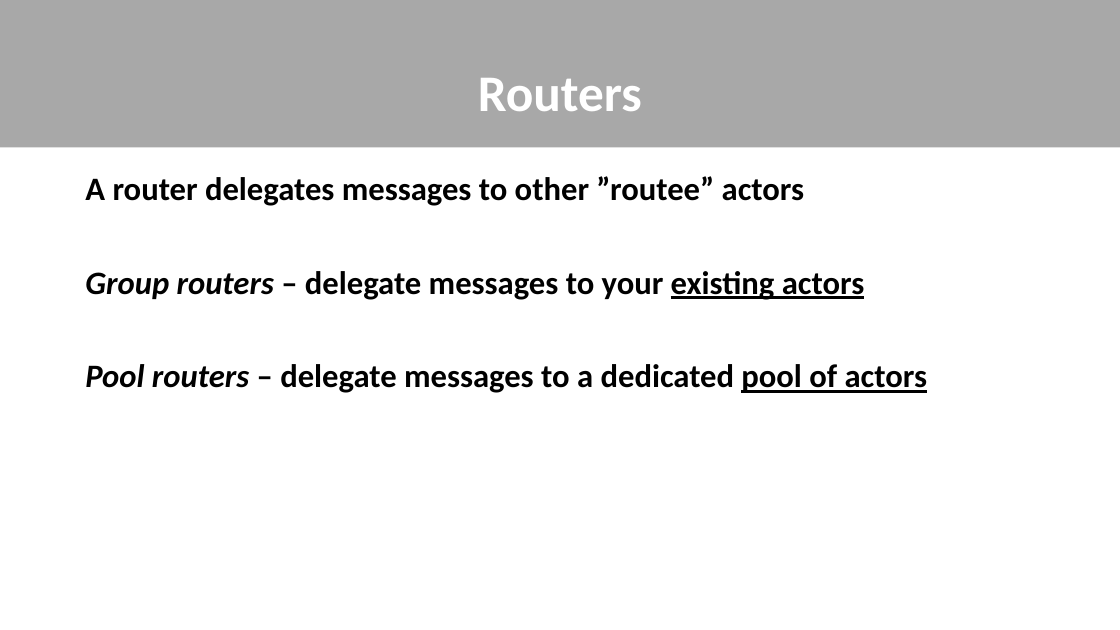
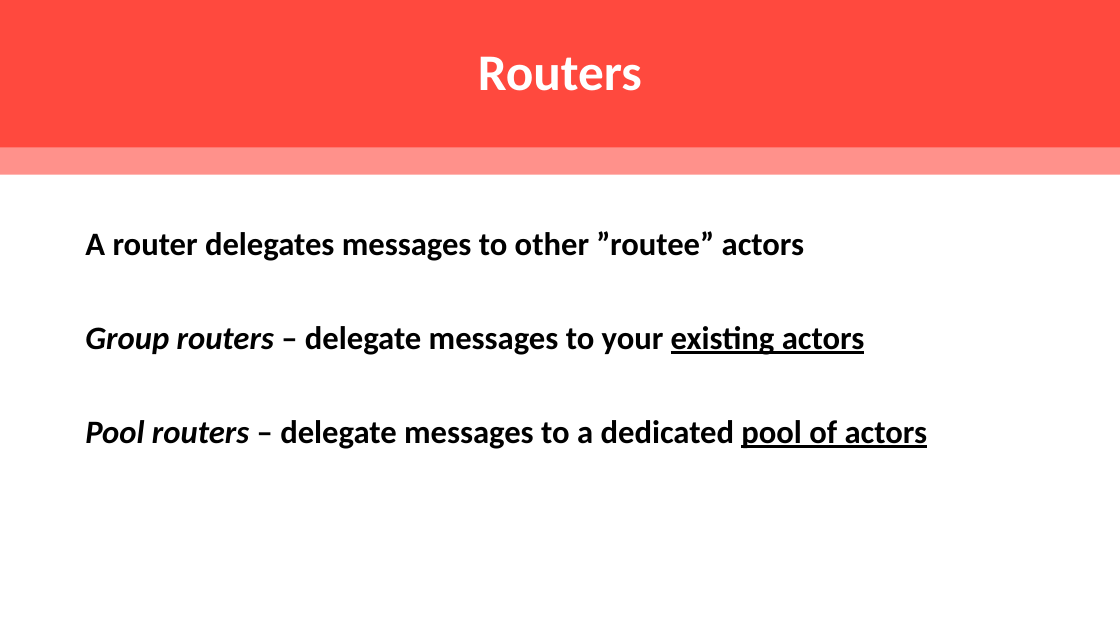
Before and after one commit to rogeralsing/Presentations, a slide deck: slide 25 of ProtoActor/TV4/protoactor.pptx. Drawn at 1120x630 pixels with LibreOffice and Linux fonts; fonts in the diff are those of the drawing. Boxes give left, top, right and bottom in pixels: in the first picture for what was removed or moved away, otherwise in the second. Text is boxed around its words. In the diff, an @@ line names an element or a change of style, - is before the commit and + after.

```diff
--- a/ProtoActor/TV4/protoactor.pptx
+++ b/ProtoActor/TV4/protoactor.pptx
@@ rounded rectangle at (x1=0, y1=0, x2=1120, y2=147): fill #262626 at 40% opacity to #FF493E @@
@@ title "Routers" moved from (x1=478, y1=78, x2=642, y2=111) to (x1=478, y1=56, x2=642, y2=91) @@
@@ rectangle added at (x1=0, y1=147, x2=1120, y2=175), fill #FF493E at 60% opacity @@
@@ text "A router delegates messages to ..." moved from (x1=85, y1=176, x2=928, y2=393) to (x1=85, y1=231, x2=928, y2=449) @@
```
Also in this commit, not shown: 25 other slides changed, 2 slides removed.
